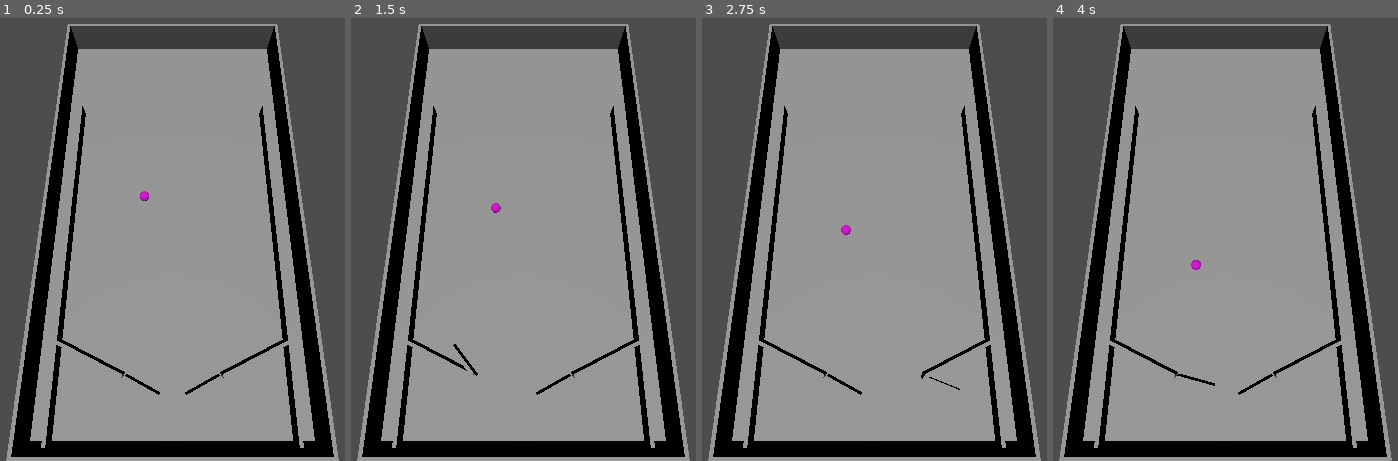
Above: before the commit, frames 1-4 (left to right).
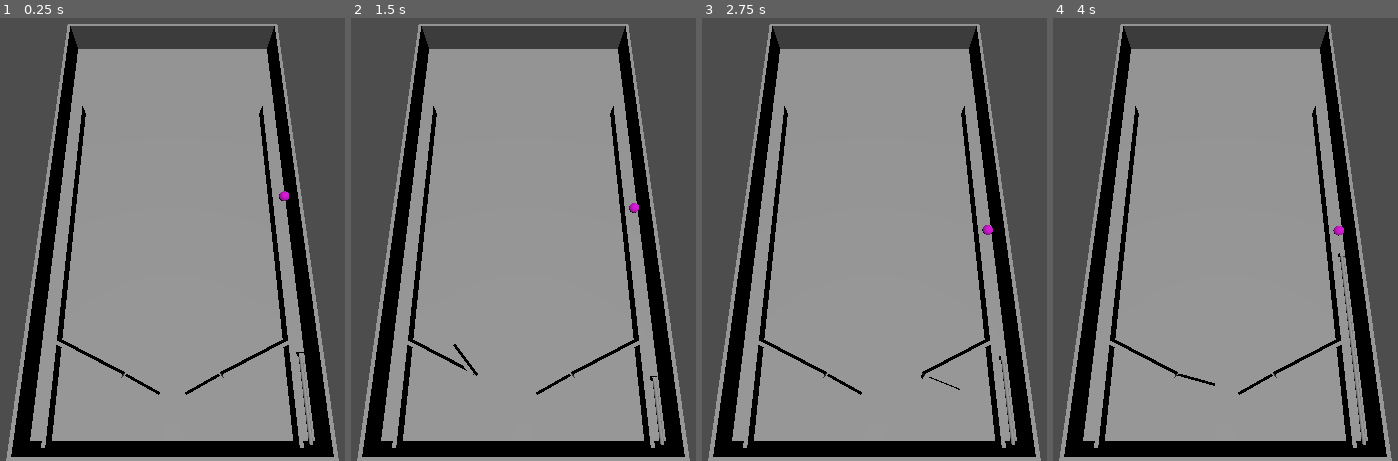
Above: after the commit, the same moments.

Repository: DrOtter3000/chaospinball
Game: Godot game, scene res://game.tscn
Two runs of this game, one before a commit and one after it. Both use one fixed random seed, a clock stepped at 60 frames per second and the inputs below.
Inputs:
- Up to frame 1 (0.25 s): no input
- Up to frame 2 (1.5 s): tap Enter at 0.5 s; hold D (right) 0.53-1.28 s; tap Space (fire) at 0.6, 1.35 s; hold A (left) from 1.28 s (still down)
- Up to frame 3 (2.75 s): release A (left) at 2.03 s; hold D (right) from 2.03 s (still down); tap Space (fire) at 2.1 s
- Up to frame 4 (4 s): tap Space (fire) at 2.85, 3.6 s; release D (right) at 3.53 s; hold A (left) from 3.53 s (still down)

The runs differ from the first frame. In frame 1, 0.2% of the frame differs, in the area x 40-91%, y 39-97%; in frame 2, 0.2%; in frame 3, 0.2%; in frame 4, 0.3%, in the area x 40-91%, y 46-97%.

Commit message:
add spring

Diff:
--- a/game.tscn
+++ b/game.tscn
@@ -16,4 +16,4 @@
 transform = Transform3D(1, 0, 0, 0, 0.951148, 0.308735, 0, -0.308735, 0.951148, 0, 0, 0)
 
 [node name="Ball" parent="." instance=ExtResource("2_nb2sy")]
-transform = Transform3D(1, 0, 0, 0, 1, 0, 0, 0, 1, 8.62106, 4.43002, 0.30988)
+transform = Transform3D(1, 0, 0, 0, 1, 0, 0, 0, 1, -34.347, 4.43002, 0.30988)
--- /dev/null
+++ b/machine.gd
@@ -0,0 +1,6 @@
+extends Node3D
+
+
+func _process(delta):
+	if Input.is_action_just_pressed("fire"):
+		$AnimationPlayer.play("fire")
--- a/machine.tscn
+++ b/machine.tscn
@@ -1,7 +1,9 @@
-[gd_scene load_steps=18 format=3 uid="uid://c04wwjxlgl6b6"]
+[gd_scene load_steps=24 format=3 uid="uid://c04wwjxlgl6b6"]
 
 [ext_resource type="PackedScene" uid="uid://dididwxm2u78a" path="res://left_flipper.tscn" id="1_hxrte"]
+[ext_resource type="Script" path="res://machine.gd" id="1_wndql"]
 [ext_resource type="PackedScene" uid="uid://cj3jo4rnjgm7r" path="res://right_flipper.tscn" id="2_kakdq"]
+[ext_resource type="PackedScene" uid="uid://cuak2ms6lc7pd" path="res://spring.tscn" id="4_ewm78"]
 
 [sub_resource type="BoxMesh" id="BoxMesh_g5gc3"]
 size = Vector3(72, 1, 130)
@@ -16,8 +18,8 @@
 transparency = 1
 albedo_color = Color(1, 1, 1, 0)
 
-[sub_resource type="ConcavePolygonShape3D" id="ConcavePolygonShape3D_d5tp3"]
-data = PackedVector3Array(-36, 0.5, 65, 36, 0.5, 65, -36, -0.5, 65, 36, 0.5, 65, 36, -0.5, 65, -36, -0.5, 65, 36, 0.5, -65, -36, 0.5, -65, 36, -0.5, -65, -36, 0.5, -65, -36, -0.5, -65, 36, -0.5, -65, 36, 0.5, 65, 36, 0.5, -65, 36, -0.5, 65, 36, 0.5, -65, 36, -0.5, -65, 36, -0.5, 65, -36, 0.5, -65, -36, 0.5, 65, -36, -0.5, -65, -36, 0.5, 65, -36, -0.5, 65, -36, -0.5, -65, 36, 0.5, 65, -36, 0.5, 65, 36, 0.5, -65, -36, 0.5, 65, -36, 0.5, -65, 36, 0.5, -65, -36, -0.5, 65, 36, -0.5, 65, -36, -0.5, -65, 36, -0.5, 65, 36, -0.5, -65, -36, -0.5, -65)
+[sub_resource type="BoxShape3D" id="BoxShape3D_lc3jm"]
+size = Vector3(72, 5, 130)
 
 [sub_resource type="BoxMesh" id="BoxMesh_pp606"]
 size = Vector3(1, 10, 130)
@@ -31,6 +33,9 @@
 [sub_resource type="ConcavePolygonShape3D" id="ConcavePolygonShape3D_nnvd0"]
 data = PackedVector3Array(-37, 5, 0.5, 37, 5, 0.5, -37, -5, 0.5, 37, 5, 0.5, 37, -5, 0.5, -37, -5, 0.5, 37, 5, -0.5, -3 …(392 unchanged characters)…
 
+[sub_resource type="BoxShape3D" id="BoxShape3D_qkxja"]
+size = Vector3(72, 10, 5)
+
 [sub_resource type="BoxMesh" id="BoxMesh_scjr8"]
 size = Vector3(1, 4, 100)
 
@@ -49,7 +54,45 @@
 [sub_resource type="ConcavePolygonShape3D" id="ConcavePolygonShape3D_tqekk"]
 data = PackedVector3Array(-0.5, 2, 10, 0.5, 2, 10, -0.5, -2, 10, 0.5, 2, 10, 0.5, -2, 10, -0.5, -2, 10, 0.5, 2, -10, -0 …(392 unchanged characters)…
 
+[sub_resource type="Animation" id="Animation_ndqnw"]
+resource_name = "fire"
+length = 0.7
+tracks/0/type = "value"
+tracks/0/imported = false
+tracks/0/enabled = true
+tracks/0/path = NodePath("Spring:position")
+tracks/0/interp = 1
+tracks/0/loop_wrap = true
+tracks/0/keys = {
+"times": PackedFloat32Array(0, 0.3, 0.7),
+"transitions": PackedFloat32Array(1, 1, 1),
+"update": 0,
+"values": [Vector3(-34.194, 2.302, -85), Vector3(-34.194, 2.302, -40), Vector3(-34.194, 2.302, -85)]
+}
+
+[sub_resource type="Animation" id="Animation_eh4d8"]
+length = 0.001
+tracks/0/type = "value"
+tracks/0/imported = false
+tracks/0/enabled = true
+tracks/0/path = NodePath("Spring:position")
+tracks/0/interp = 1
+tracks/0/loop_wrap = true
+tracks/0/keys = {
+"times": PackedFloat32Array(0),
+"transitions": PackedFloat32Array(1),
+"update": 0,
+"values": [Vector3(-34.1941, 2.30151, -69.1073)]
+}
+
+[sub_resource type="AnimationLibrary" id="AnimationLibrary_7ldbg"]
+_data = {
+"RESET": SubResource("Animation_eh4d8"),
+"fire": SubResource("Animation_ndqnw")
+}
+
 [node name="Machine" type="Node3D"]
+script = ExtResource("1_wndql")
 
 [node name="Ground" type="MeshInstance3D" parent="."]
 mesh = SubResource("BoxMesh_g5gc3")
@@ -68,7 +111,8 @@
 [node name="StaticBody3D" type="StaticBody3D" parent="Cover"]
 
 [node name="CollisionShape3D" type="CollisionShape3D" parent="Cover/StaticBody3D"]
-shape = SubResource("ConcavePolygonShape3D_d5tp3")
+transform = Transform3D(1, 0, 0, 0, 1, 0, 0, 0, 1, 0, 1.73918, 0)
+shape = SubResource("BoxShape3D_lc3jm")
 
 [node name="OuterWalls" type="Node3D" parent="."]
 
@@ -106,7 +150,8 @@
 [node name="StaticBody3D" type="StaticBody3D" parent="OuterWalls/MeshInstance3D4"]
 
 [node name="CollisionShape3D" type="CollisionShape3D" parent="OuterWalls/MeshInstance3D4/StaticBody3D"]
-shape = SubResource("ConcavePolygonShape3D_nnvd0")
+transform = Transform3D(1, 0, 0, 0, 1, 0, 0, 0, 1, 0, 0, 1.91698)
+shape = SubResource("BoxShape3D_qkxja")
 
 [node name="InnerWalls" type="Node3D" parent="."]
 
@@ -153,3 +198,11 @@
 
 [node name="RightFlipper" parent="Flippers" instance=ExtResource("2_kakdq")]
 transform = Transform3D(0.901833, 0, 0.432086, 0, 1, 0, -0.432086, 0, 0.901833, -12.5, 2.5, -49.25)
+
+[node name="Spring" parent="." instance=ExtResource("4_ewm78")]
+transform = Transform3D(1, 0, 0, 0, 1, 0, 0, 0, 1, -34.1941, 2.30151, -69.1073)
+
+[node name="AnimationPlayer" type="AnimationPlayer" parent="."]
+libraries = {
+"": SubResource("AnimationLibrary_7ldbg")
+}
--- /dev/null
+++ b/spring.tscn
@@ -0,0 +1,30 @@
+[gd_scene load_steps=5 format=3 uid="uid://cuak2ms6lc7pd"]
+
+[sub_resource type="CylinderMesh" id="CylinderMesh_trx8u"]
+height = 50.0
+
+[sub_resource type="BoxShape3D" id="BoxShape3D_u4j1y"]
+size = Vector3(1, 1, 50)
+
+[sub_resource type="BoxShape3D" id="BoxShape3D_32a85"]
+size = Vector3(1.5, 1.5, 1)
+
+[sub_resource type="BoxMesh" id="BoxMesh_cybuj"]
+size = Vector3(1.5, 1.5, 1)
+
+[node name="Spring" type="AnimatableBody3D"]
+
+[node name="Cylinder" type="MeshInstance3D" parent="."]
+transform = Transform3D(1, 0, 0, 0, -4.37114e-08, -1, 0, 1, -4.37114e-08, 0, 0, 0)
+mesh = SubResource("CylinderMesh_trx8u")
+
+[node name="CylindricShape" type="CollisionShape3D" parent="."]
+shape = SubResource("BoxShape3D_u4j1y")
+
+[node name="CubicShape" type="CollisionShape3D" parent="."]
+transform = Transform3D(1, 0, 0, 0, 1, 0, 0, 0, 1, 0, 0, 25.222)
+shape = SubResource("BoxShape3D_32a85")
+
+[node name="MeshInstance3D" type="MeshInstance3D" parent="."]
+transform = Transform3D(1, 0, 0, 0, 1, 0, 0, 0, 1, 0, 0, 25.2234)
+mesh = SubResource("BoxMesh_cybuj")
